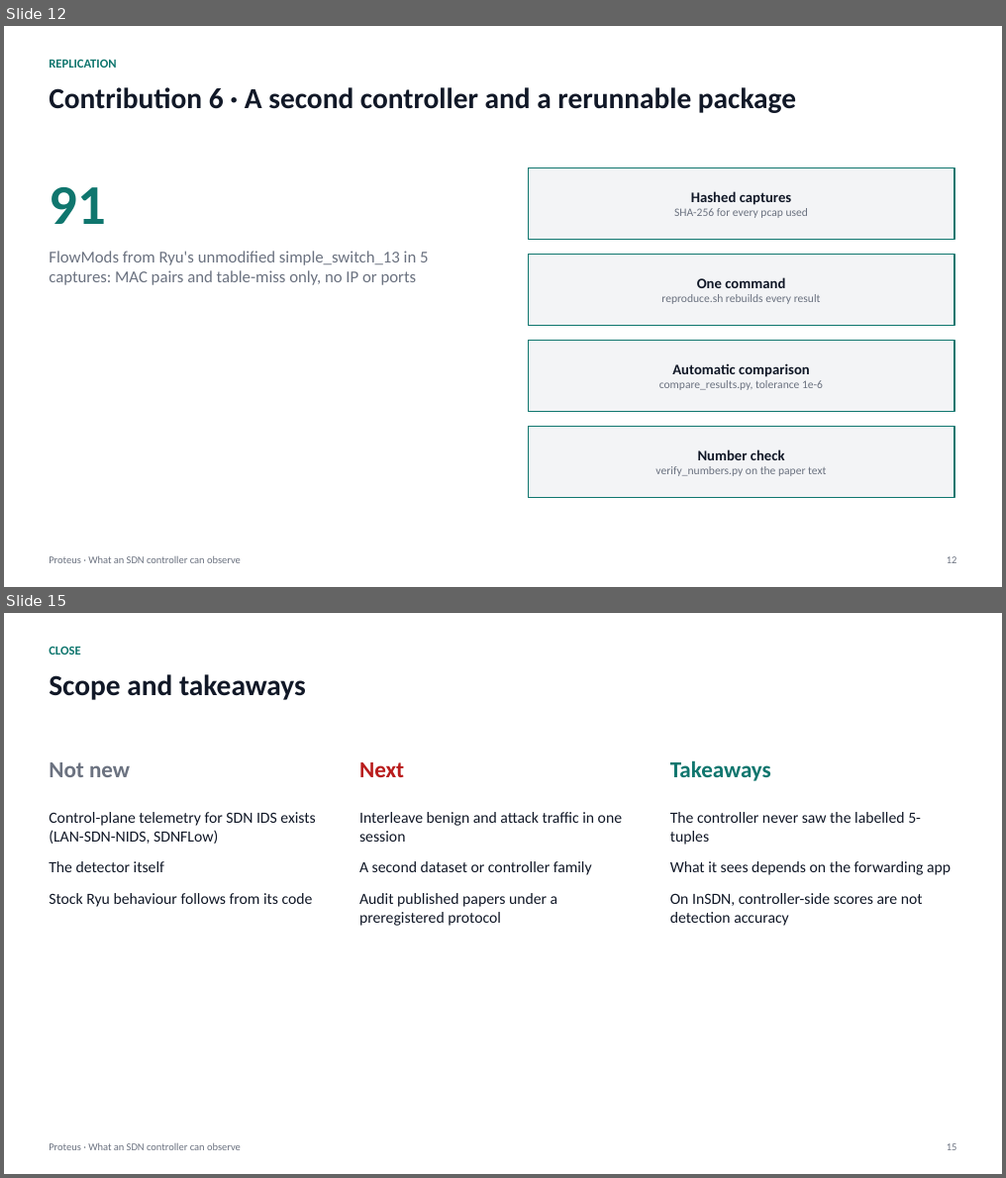
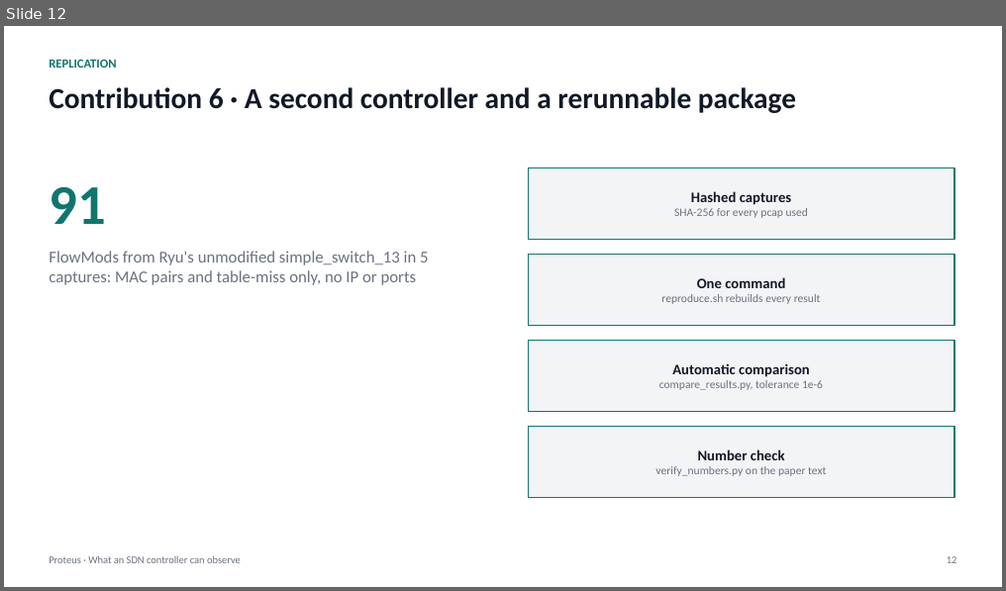
Before and after one commit to adhyan-jain/Proteus, a slide deck: research/insdn_controller/PRESENTATION.pptx. Shown one above the other, each under a label of ours: slides 12 and 15 before the commit, slide 12 after it; the slides between them are not shown. The pictures are 1006x1178 and 1006x591 pixels, drawn with LibreOffice and Linux fonts; fonts in the diff are those of the drawing. Boxes give left, top, right and bottom in pixels: in the first picture for what was removed or moved away, otherwise in the second. Text is boxed around its words. In the diff, an @@ line names an element or a change of style, - is before the commit and + after.

Commit message:
Deck: two-dataset split audit, published-paper protocol table, known-vs-new contributions (16 slides)

```diff
--- a/research/insdn_controller/PRESENTATION.pptx
+++ b/research/insdn_controller/PRESENTATION.pptx
@@ slide 15 removed at (4,613,1002,1174), background #FFFFFF @@
@@ text removed at (49,646,80,655) @@
-CLOSE
@@ text removed at (49,674,306,700) @@
-Scope and takeaways
@@ text removed at (670,761,771,781) @@
-Takeaways
@@ text removed at (49,762,130,777) @@
-Not new
@@ text removed at (359,762,404,777) @@
-Next
@@ text removed at (49,812,315,907) @@
-Control-plane telemetry for SDN IDS exists (LAN-SDN-NIDS, SDNFLow)
-The detector itself
-Stock Ryu behaviour follows from its code
@@ text removed at (359,812,622,926) @@
-Interleave benign and attack traffic in one session
-A second dataset or controller family
-Audit published papers under a preregistered protocol
@@ text removed at (670,812,950,926) @@
-The controller never saw the labelled 5-tuples
-What it sees depends on the forwarding app
-On InSDN, controller-side scores are not detection accuracy
@@ text removed at (49,1144,241,1151) @@
-Proteus · What an SDN controller can observe
@@ text removed at (946,1144,957,1151) @@
-15
```
Also in this commit, not shown: 2 slides changed, 3 slides added, 1 other slide removed, 1 other file.
